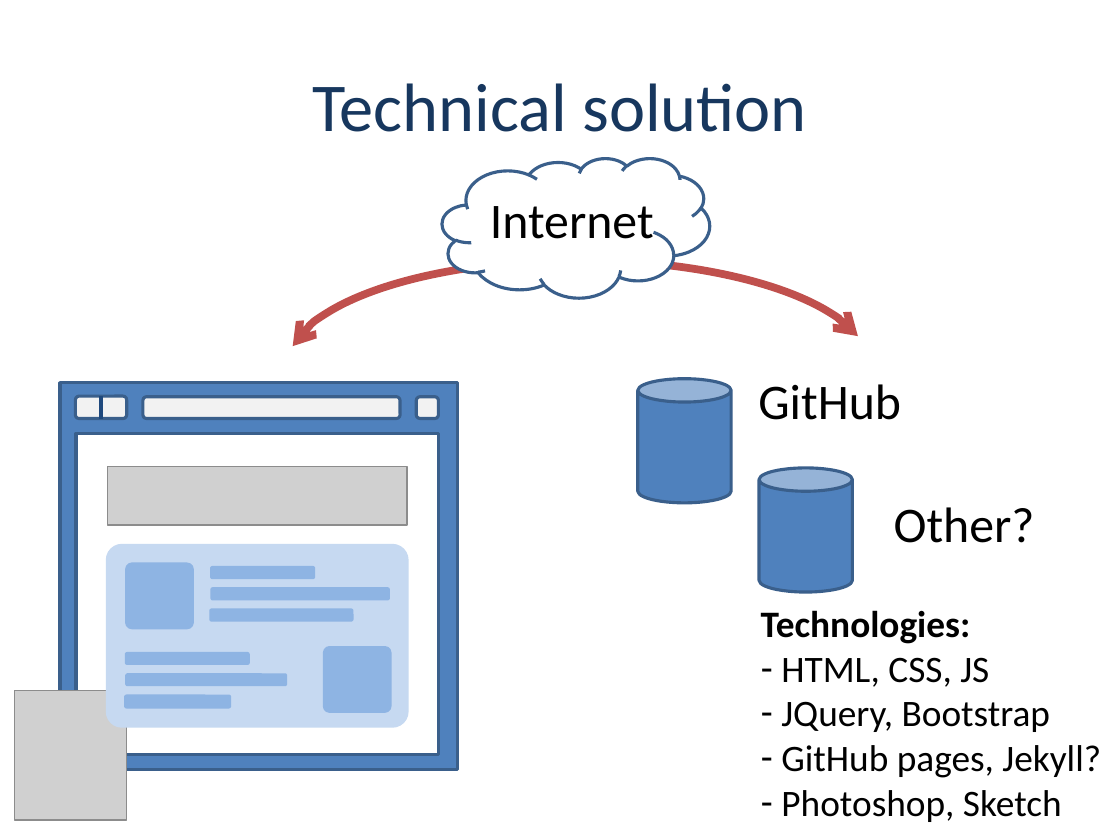
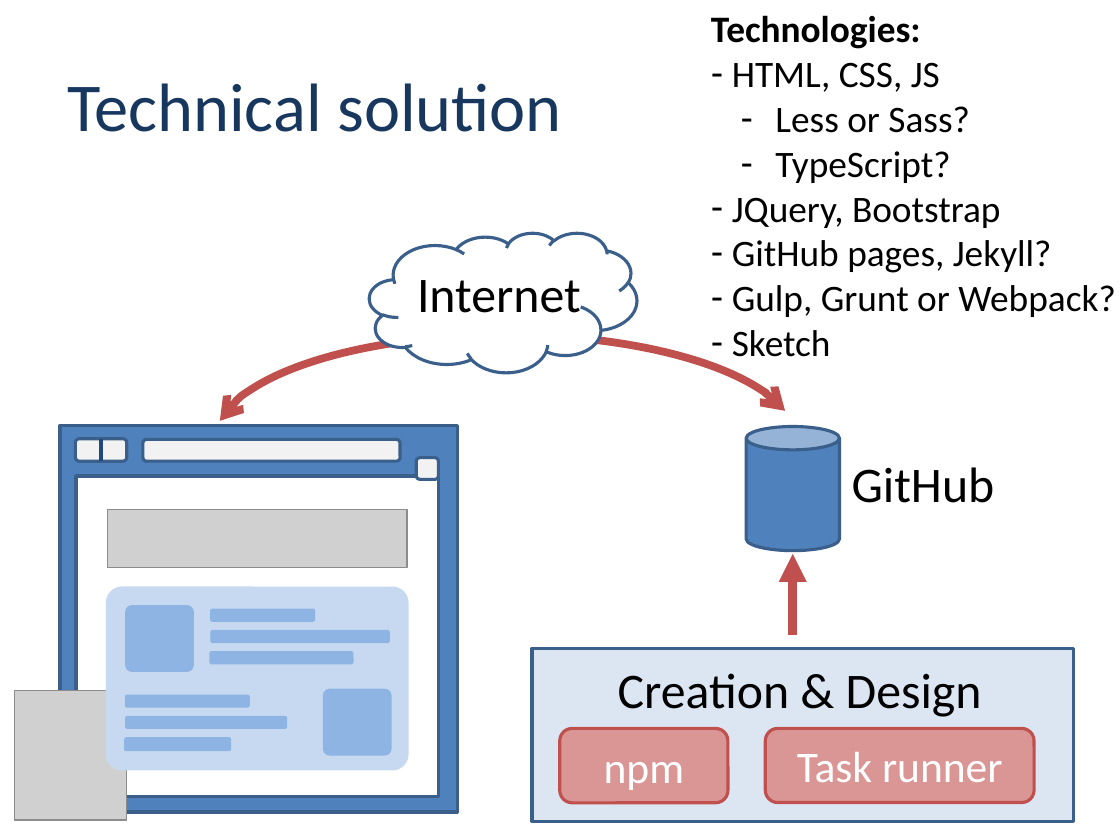
Before and after one commit to nttcom/skyway, a slide deck: slide 7 of skyway-renewal-inception-deck.pptx. Drawn at 1120x840 pixels with LibreOffice and Linux fonts; fonts in the diff are those of the drawing; grey boxes stand for pictures; background and template pictures are left out. Boxes give left, top, right and bottom in pixels: in the first picture for what was removed or moved away, otherwise in the second. Text is boxed around its words. In the diff, an @@ line names an element or a change of style, - is before the commit and + after.

```diff
--- a/skyway-renewal-inception-deck.pptx
+++ b/skyway-renewal-inception-deck.pptx
@@ text "Technologies:": place and size @@
-text "Technologies:" at bbox=[761, 610, 1101, 822]
+text "Technologies:" at bbox=[711, 15, 1116, 357]
@@ title "Technical solution" at bbox=[67, 83, 562, 132]: alignment centre to left @@
@@ text at bbox=[775, 106, 969, 183]: paragraphs added @@
+  – Less or Sass?
+  – TypeScript?
@@ ellipse: place and size @@
-ellipse at bbox=[429, 131, 696, 298]
+ellipse at bbox=[356, 205, 623, 372]
@@ cloud: place and size @@
-cloud at bbox=[442, 158, 710, 298]
+cloud at bbox=[370, 233, 637, 373]
@@ text "Internet": place and size @@
-text "Internet" at bbox=[490, 206, 654, 239]
+text "Internet" at bbox=[417, 280, 581, 313]
@@ text at bbox=[732, 285, 1116, 357]: text changed @@
-– Photoshop, Sketch
+– Gulp, Grunt or Webpack?
+– Sketch
@@ arc (boxed as its full ellipse): place and size @@
-arc (boxed as its full ellipse) at bbox=[288, 260, 870, 472]
+arc (boxed as its full ellipse) at bbox=[215, 335, 797, 547]
@@ cylinder: place and size @@
-cylinder at bbox=[637, 379, 730, 503]
+cylinder at bbox=[746, 427, 839, 551]
@@ text "GitHub": place and size @@
-text "GitHub" at bbox=[758, 384, 901, 420]
+text "GitHub" at bbox=[852, 467, 995, 503]
@@ rounded rectangle: place and size @@
-rounded rectangle at bbox=[417, 396, 439, 418]
+rounded rectangle at bbox=[417, 458, 439, 479]
@@ cylinder removed at bbox=[759, 468, 852, 592] @@
@@ text removed at bbox=[894, 507, 1035, 543] @@
-Other?
@@ arrow added from (793, 635) to (793, 554), #C0504D 6 pt @@
@@ rounded rectangle: place and size @@
-rounded rectangle at bbox=[212, 568, 314, 578]
+rounded rectangle at bbox=[212, 610, 314, 620]
@@ group added at bbox=[532, 648, 1073, 821]: 2 rounded rectangles, 1 rectangle, 1 text @@
+npm
+Task runner
+Creation & Design
@@ 10 rounded rectangles, 2 rectangles, 1 picture, 1 line: place and size @@
-10 rounded rectangles, 2 rectangles, 1 picture, 1 line at bbox=[60, 383, 458, 769]
+10 rounded rectangles, 2 rectangles, 1 picture, 1 line at bbox=[60, 426, 458, 812]
@@ rectangle: place and size @@
-rectangle at bbox=[943, 747, 1111, 831]
+rectangle at bbox=[937, 745, 1105, 829]
```
Also in this commit, not shown: 1 other slide changed.
